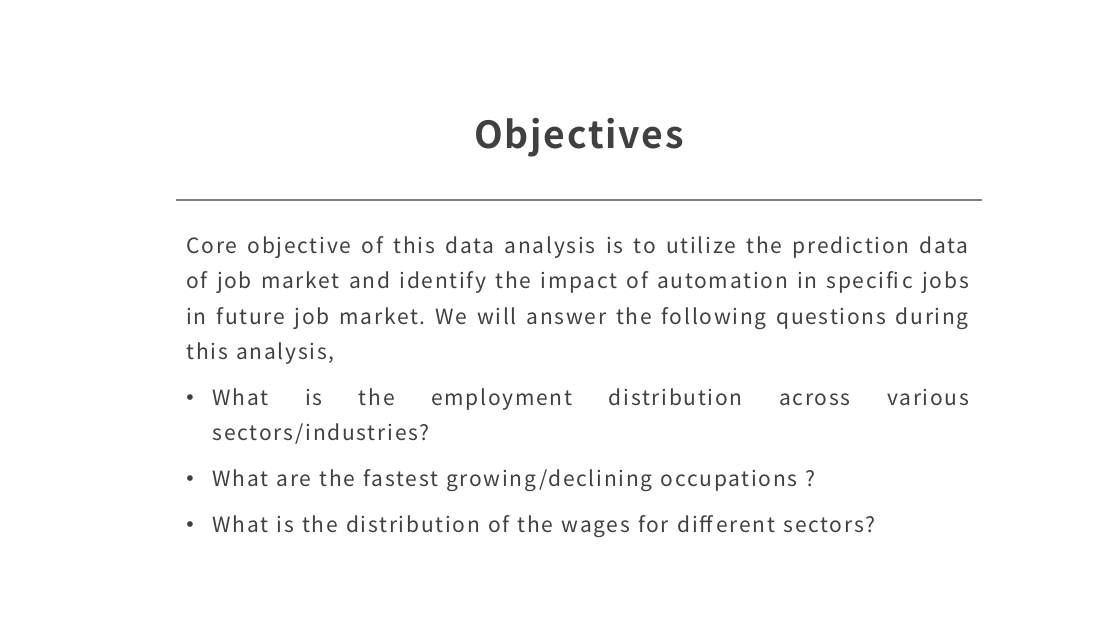
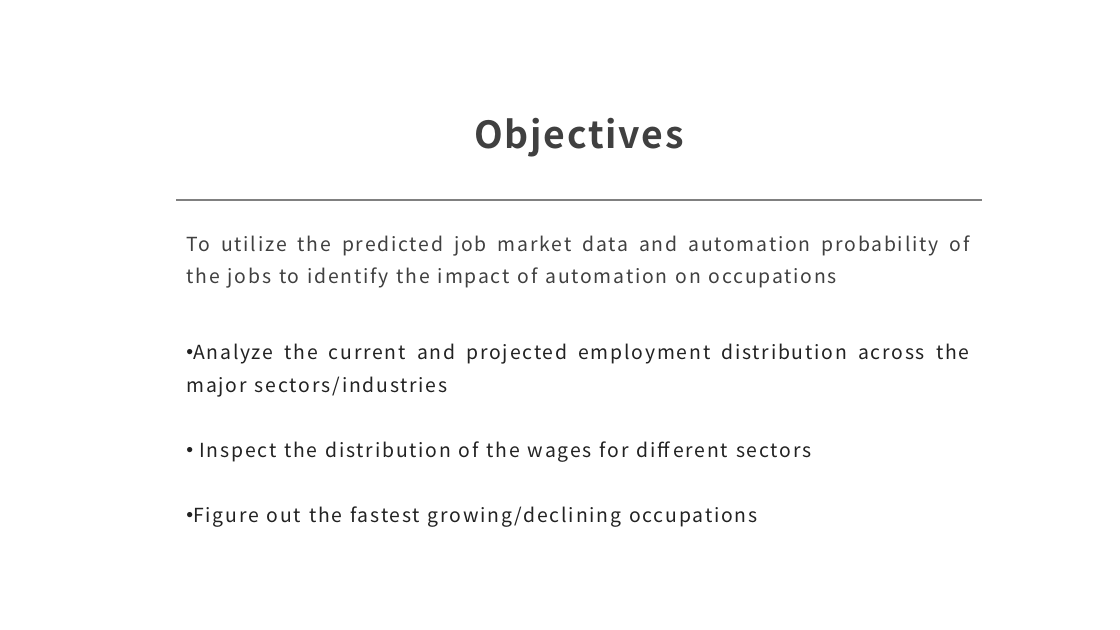
Before and after one commit to vinaya-kusuma/Project1, a slide deck: slide 4 of Project1.pptx. Drawn at 1120x630 pixels with LibreOffice and Linux fonts; fonts in the diff are those of the drawing. Boxes give left, top, right and bottom in pixels: in the first picture for what was removed or moved away, otherwise in the second. Text is boxed around its words. In the diff, an @@ line names an element or a change of style, - is before the commit and + after.

Commit message:
added the wages slides

```diff
--- a/Project1.pptx
+++ b/Project1.pptx
@@ text at (186, 235, 970, 527): text changed; size 18 to 16.6 pt; text colour #404040 to #222222 @@
-Core objective of this data analysis is to utilize the prediction data of job market and identify the impact of automation in specific jobs in future job market. We will answer the following questions during this analysis,
-• What is the employment distribution across various sectors/industries?
-• What are the fastest growing/declining occupations ?
-• What is the distribution of the wages for different sectors?
+To utilize the predicted job market data and automation probability of the jobs to identify the impact of automation on occupations
+• Analyze the current and projected employment distribution across the major sectors/industries
+• Inspect the distribution of the wages for different sectors
+• Figure out the fastest growing/declining occupations
```
Also in this commit, not shown: 4 other slides changed, 5 slides added, 5 slides removed.
